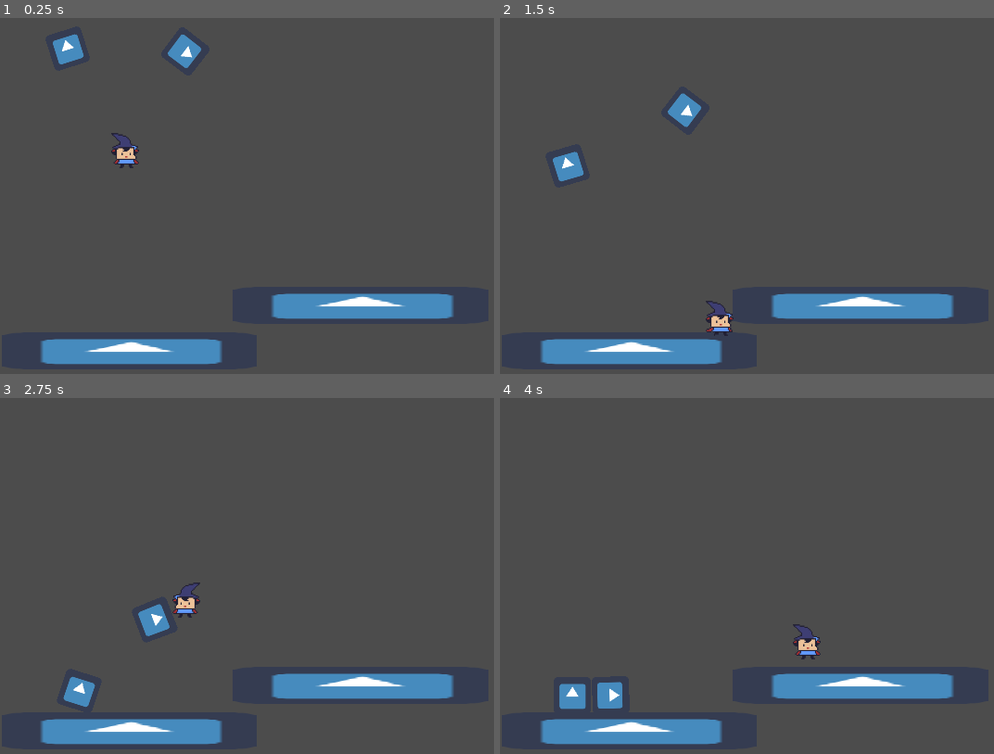
Above: before the commit, frames 1-4 (two rows, left to right).
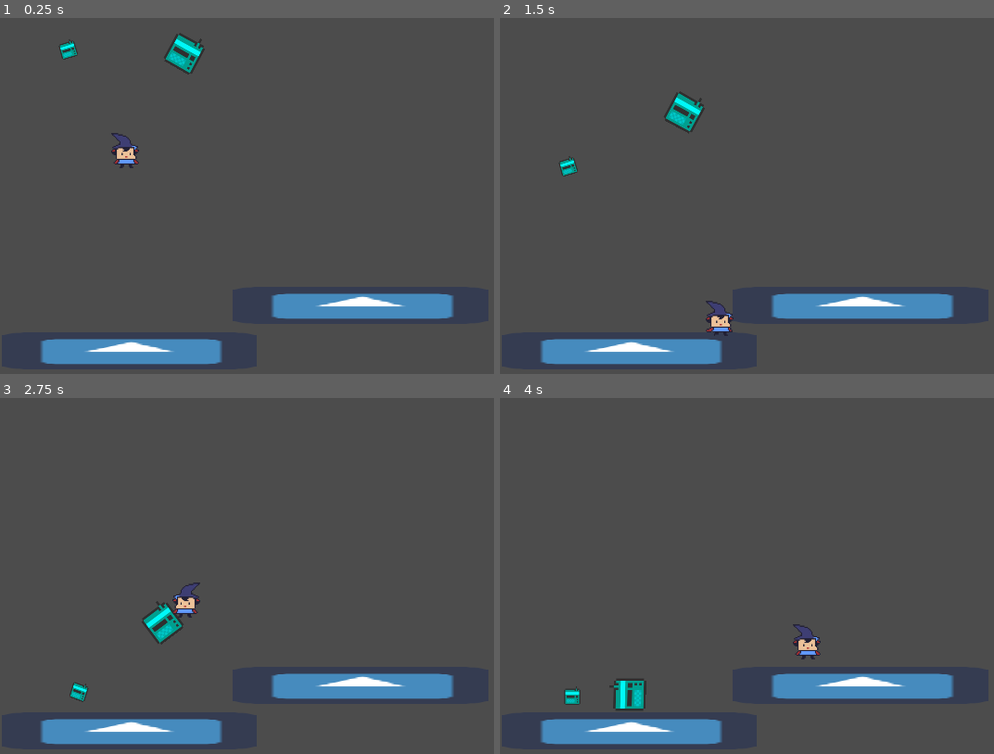
Above: after the commit, the same moments.

Repository: fuzhouch/colin-platformer-project
Game: Godot game, scene res://Level1.tscn
Two runs of this game, one before a commit and one after it. Both use one fixed random seed, a clock stepped at 60 frames per second and the inputs below. The project has no main scene, so this scene is started directly. The engine's default icon, where the game draws it, is replaced by a stand-in: a white triangle on a blue panel in a dark square.
Inputs:
- Up to frame 1 (0.25 s): no input
- Up to frame 2 (1.5 s): hold Right (ui_right) from 0.53 s (still down); tap Up (ui_up) at 0.77 s
- Up to frame 3 (2.75 s): tap Up (ui_up) at 1.52 s; release Right (ui_right) at 2.03 s; hold Left (ui_left) from 2.03 s (still down)
- Up to frame 4 (4 s): release Left (ui_left) at 2.78 s; hold Right (ui_right) from 2.78 s (still down); tap Up (ui_up) at 3.02, 3.77 s

The runs differ from the first frame. In frame 1, 1.0% of the frame differs, in the area x 10-42%, y 4-16%; in frame 2, 1.0%; in frame 3, 1.0%; in frame 4, 1.2%, in the area x 12-30%, y 78-88%.

Commit message:
[NEW] Sprite size evaluation.
Understand whether we should use 16x16 or 32x32 for an up-sampling.
Seems 16x16 can get a reasonable look and feel.

Diff:
--- a/Level1.tscn
+++ b/Level1.tscn
@@ -1,7 +1,9 @@
-[gd_scene load_steps=5 format=2]
+[gd_scene load_steps=7 format=2]
 
 [ext_resource path="res://icon.png" type="Texture" id=1]
 [ext_resource path="res://Tsetseg.tscn" type="PackedScene" id=2]
+[ext_resource path="res://assets/radio-16x16-x4.png" type="Texture" id=3]
+[ext_resource path="res://assets/radio-16x16-x2.png" type="Texture" id=4]
 
 [sub_resource type="RectangleShape2D" id=1]
 extents = Vector2( 31.5, 31.5 )
@@ -20,7 +22,7 @@
 }
 
 [node name="Sprite" type="Sprite" parent="Block1"]
-texture = ExtResource( 1 )
+texture = ExtResource( 4 )
 
 [node name="CollisionShape2D" type="CollisionShape2D" parent="Block1"]
 position = Vector2( -0.5, -0.5 )
@@ -28,16 +30,16 @@
 
 [node name="Block2" type="RigidBody2D" parent="."]
 position = Vector2( 320, 161 )
-rotation = 2.21972
+rotation = 0.498433
 __meta__ = {
 "_edit_group_": true
 }
 
 [node name="Sprite" type="Sprite" parent="Block2"]
-texture = ExtResource( 1 )
+texture = ExtResource( 3 )
 
 [node name="CollisionShape2D" type="CollisionShape2D" parent="Block2"]
-position = Vector2( -0.5, -0.5 )
+position = Vector2( -0.500015, -0.5 )
 shape = SubResource( 1 )
 
 [node name="Floor1" type="StaticBody2D" parent="."]
Binary file added: assets/radio-16x16-x2.png
Not shown, added: assets/radio-16x16-x2.png.import
Binary file added: assets/radio-16x16-x4.png
Not shown, added: assets/radio-16x16-x4.png.import
Binary file added: assets/radio-16x16.png
Not shown, added: assets/radio-16x16.png.import
